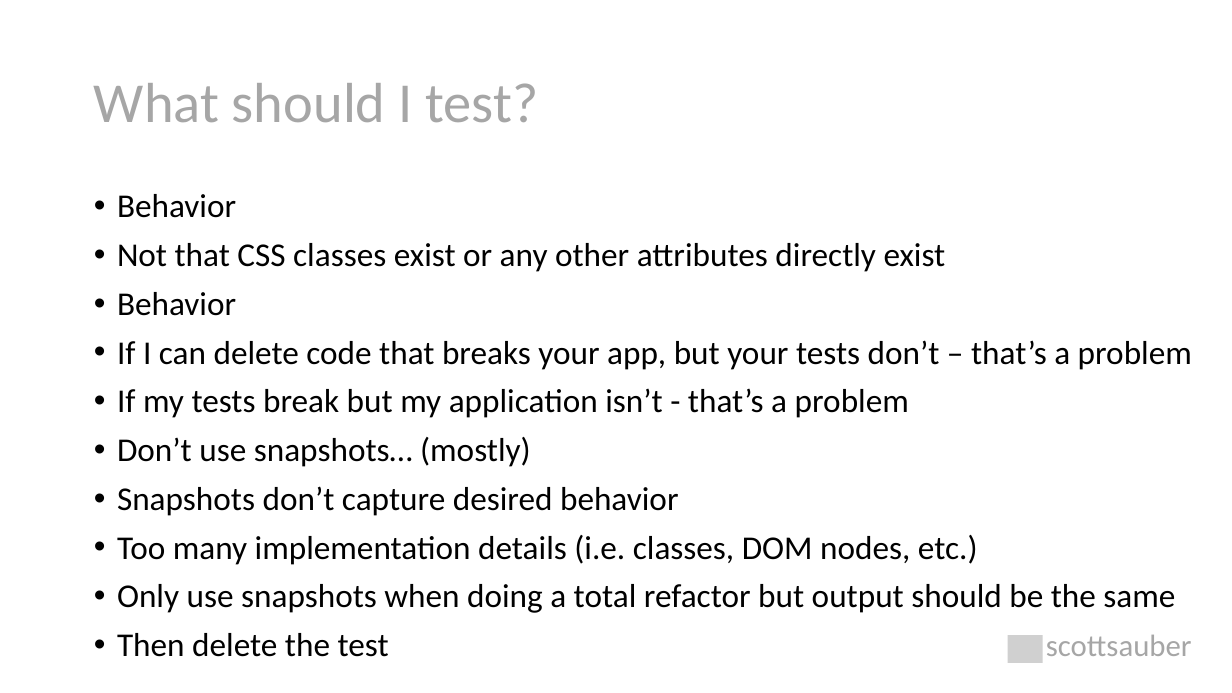
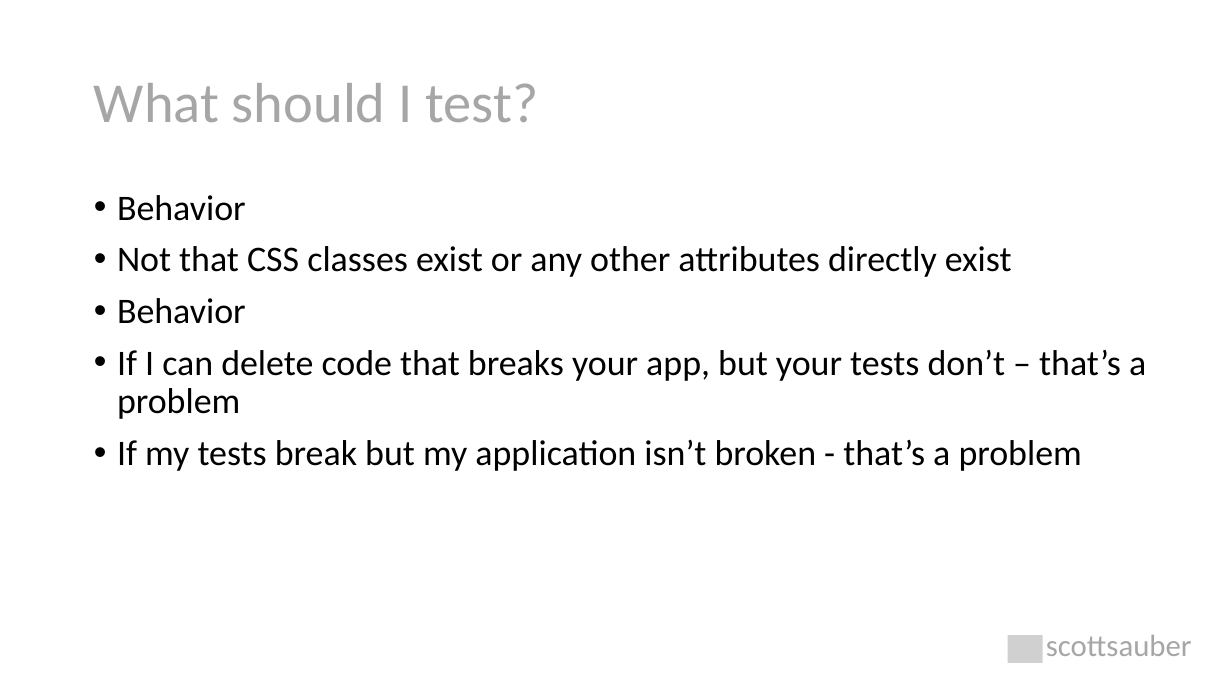
Before and after one commit to scottsauber/talks, a slide deck: slide 19 of 2023-11-09-JetBrains-TDDWithBlazor/TDD with Blazor.pptx (slide 18 before the commit). Drawn at 1232x693 pixels with LibreOffice and Linux fonts; fonts in the diff are those of the drawing; grey boxes stand for pictures. Boxes give left, top, right and bottom in pixels: in the first picture for what was removed or moved away, otherwise in the second. Text is boxed around its words. In the diff, an @@ line names an element or a change of style, - is before the commit and + after.

```diff
--- a/2023-11-09-JetBrains-TDDWithBlazor/TDD with Blazor.pptx
+++ b/2023-11-09-JetBrains-TDDWithBlazor/TDD with Blazor.pptx
@@ text at (x1=117, y1=195, x2=1146, y2=419): size 25.9 to 28 pt in "Behavior", "Not that CSS classes exist or any ...", "Behavior", "If I can delete code that breaks ..." @@
@@ text at (x1=117, y1=439, x2=1082, y2=471): text changed; size 25.9 to 28 pt @@
-• If my tests break but my application isn’t - that’s a problem
-• Don’t use snapshots… (mostly)
-• Snapshots don’t capture desired behavior
-• Too many implementation details (i.e. classes, DOM nodes, etc.)
-• Only use snapshots when doing a total refactor but output should be the same
-• Then delete the test
+• If my tests break but my application isn’t broken - that’s a problem
```
Also in this commit, not shown: 8 other slides changed, 9 slides added, 3 slides removed, 6 other files.
